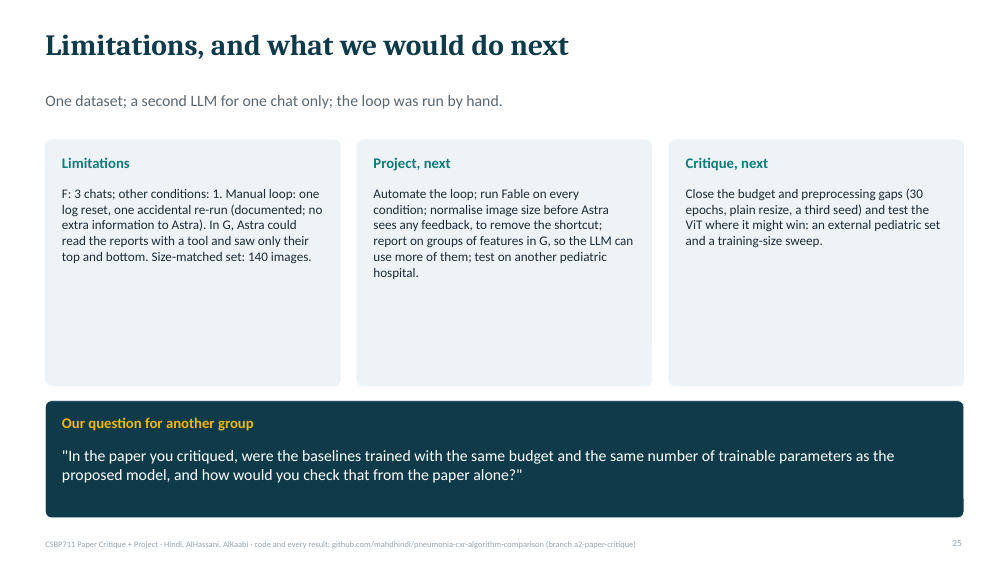
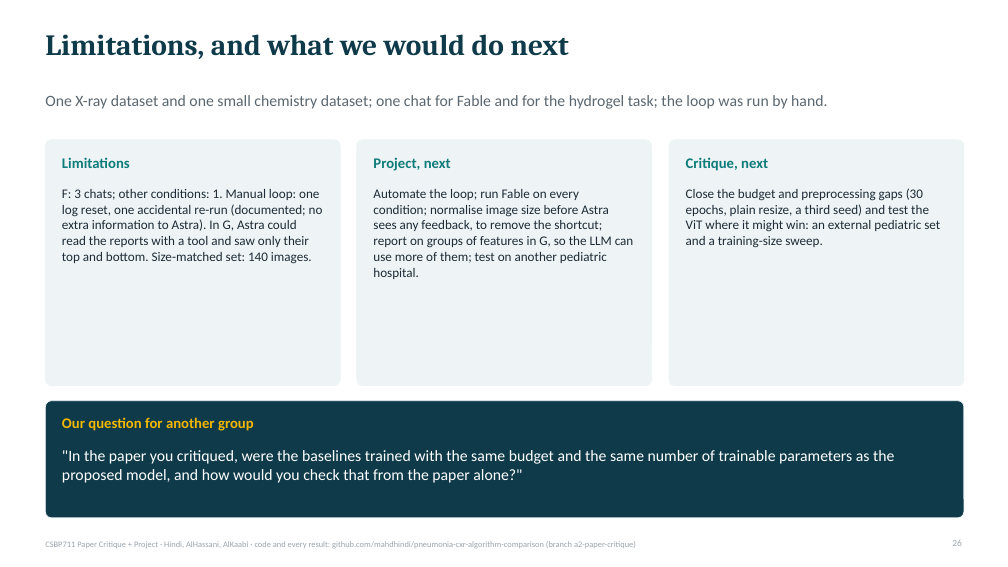
Before and after one commit to mahdhindi/pneumonia-cxr-algorithm-comparison, a slide deck: slide 26 of slides/CSBP711_Critique_Project_slides.pptx (slide 25 before the commit). Drawn at 1008x567 pixels with LibreOffice and Linux fonts; fonts in the diff are those of the drawing. Boxes give left, top, right and bottom in pixels: in the first picture for what was removed or moved away, otherwise in the second. Text is boxed around its words. In the diff, an @@ line names an element or a change of style, - is before the commit and + after.

```diff
--- a/slides/CSBP711_Critique_Project_slides.pptx
+++ b/slides/CSBP711_Critique_Project_slides.pptx
@@ text at [45, 95, 827, 109]: text changed @@
-One dataset; a second LLM for one chat only; the loop was run by hand.
+One X-ray dataset and one small chemistry dataset; one chat for Fable and for the hydrogel task; the loop was run by hand.
```
Also in this commit, not shown: 1 other slide changed, 1 slide added, 2 other files.
